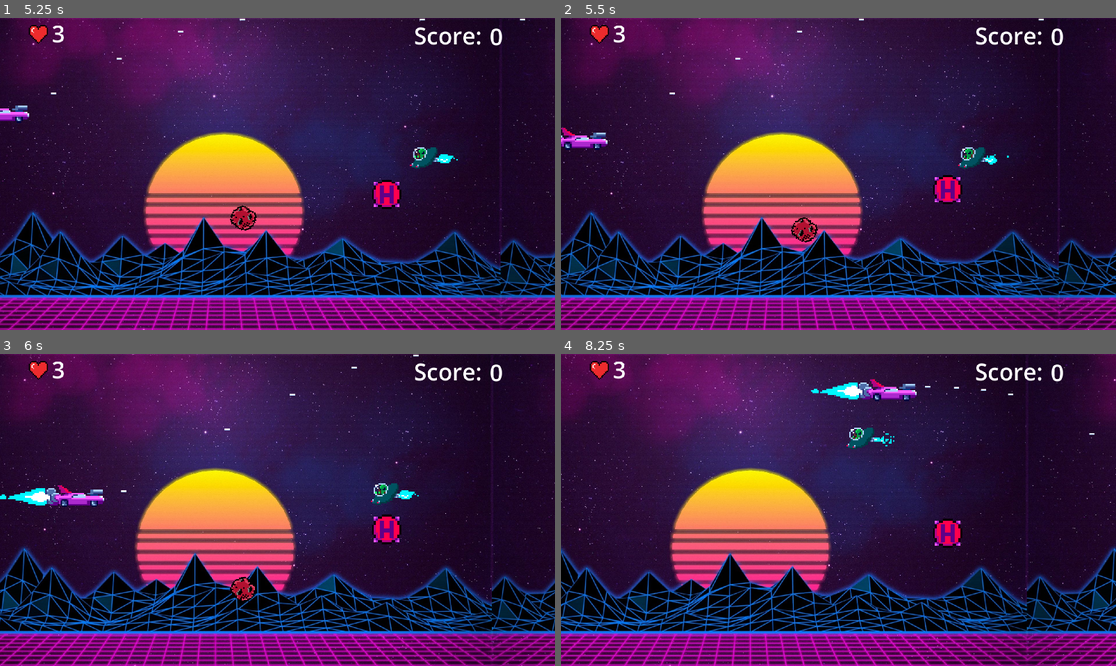
Above: before the commit, frames 1-4 (two rows, left to right).
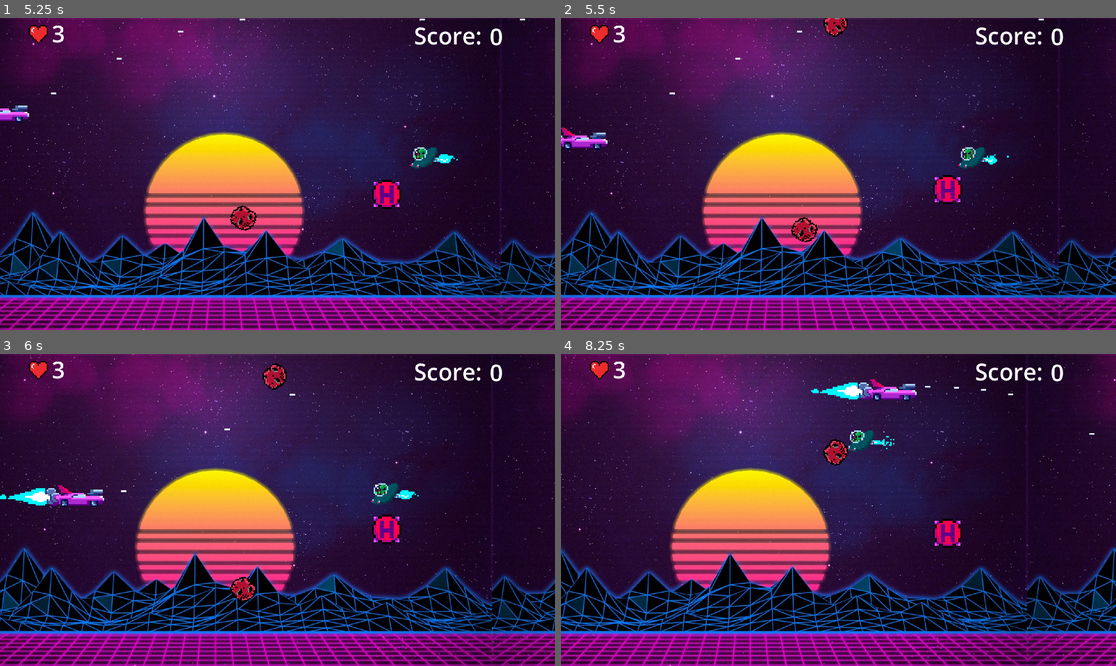
Above: after the commit, the same moments.

Repository: P0ddy/Project-Bentley
Game: Godot game, scene res://Scenes/Menu/main_menu.tscn
Two runs of this game, one before a commit and one after it. Both use one fixed random seed, a clock stepped at 60 frames per second and the inputs below. Sound files missing from this copy of the repository are replaced by a short silence.
Inputs:
- Up to frame 1 (5.25 s): click "Start Game" at 0.5 s; hold Space (shoot) 1.28-2.03 s; hold W (up) 1.28-2.78 s; tap Space (shoot) at 2.1, 3.6, 5.1 s; hold Space (shoot) 2.78-3.53 s; hold A (left) 2.78-4.28 s; hold S (down) 4.28-5.03 s; hold Space (shoot) 4.28-5.03 s; hold D (right) from 5.03 s (still down)
- Up to frame 2 (5.5 s): keep holding D (right)
- Up to frame 3 (6 s): release D (right) at 5.78 s; hold W (up) from 5.78 s (still down); hold Space (shoot) from 5.78 s (still down)
- Up to frame 4 (8.25 s): release W (up) at 6.53 s; release Space (shoot) at 6.53 s; hold D (right) from 6.53 s (still down); tap Space (shoot) at 6.6, 8.1 s; hold Space (shoot) 7.28-8.03 s

Frame 1 is identical in both runs. In frame 2, 0.2% of the frame differs, in the area x 47-55%, y 0-7%; in frame 3, 0.3%; in frame 4, 0.6%, in the area x 47-61%, y 23-36%.

Commit message:
add random spawning to Meteor + soundstuff von vallsen schmallsen popallsen

Diff:
--- a/Scenes/AudioScene/audio_player.tscn
+++ b/Scenes/AudioScene/audio_player.tscn
@@ -18,7 +18,9 @@
 
 [node name="ButtonClick" type="AudioStreamPlayer" parent="."]
 stream = SubResource("AudioStreamRandomizer_ej65s")
+bus = &"SFX"
 
 [node name="MainTheme" type="AudioStreamPlayer" parent="."]
 stream = ExtResource("1_f5vyh")
 autoplay = true
+bus = &"Music"
--- a/Scenes/MainScene/Game.gd
+++ b/Scenes/MainScene/Game.gd
@@ -3,11 +3,15 @@
 
 var Enemy = preload("res://Scenes/MainScene/enemy.tscn")
 var Boss = preload("res://Scenes/MainScene/boss.tscn")
+var Meteor = preload("res://Scenes/MainScene/meteor.tscn")
 
 func _on_spawn_timer_timeout():
 	var enemy = Enemy.instantiate()
 	enemy.position = Vector2(randf_range(2000, 3000), randf_range(0, 1000))
 	add_child(enemy)
+	var meteor = Meteor.instantiate()
+	meteor.position = Vector2(randf_range(0, 1920), randf_range(0, 0))
+	add_child(meteor)
 
 
 # Options Scipt
--- a/Scenes/MainScene/Game.tscn
+++ b/Scenes/MainScene/Game.tscn
@@ -41,8 +41,11 @@
 autostart = true
 script = ExtResource("4_lndq8")
 
+[node name="Meteortimer" type="Timer" parent="."]
+autostart = true
+
 [node name="Bosstimer" type="Timer" parent="."]
-wait_time = 10.0
+wait_time = 60.0
 autostart = true
 
 [node name="CanvasLayer" type="CanvasLayer" parent="."]
--- a/Scenes/MainScene/SpawnTimer.gd
+++ b/Scenes/MainScene/SpawnTimer.gd
@@ -1,6 +1,6 @@
 extends Timer
 
-var mintime = 1
+var mintime = 2
 var maxtime = 5
 
 func _ready():
